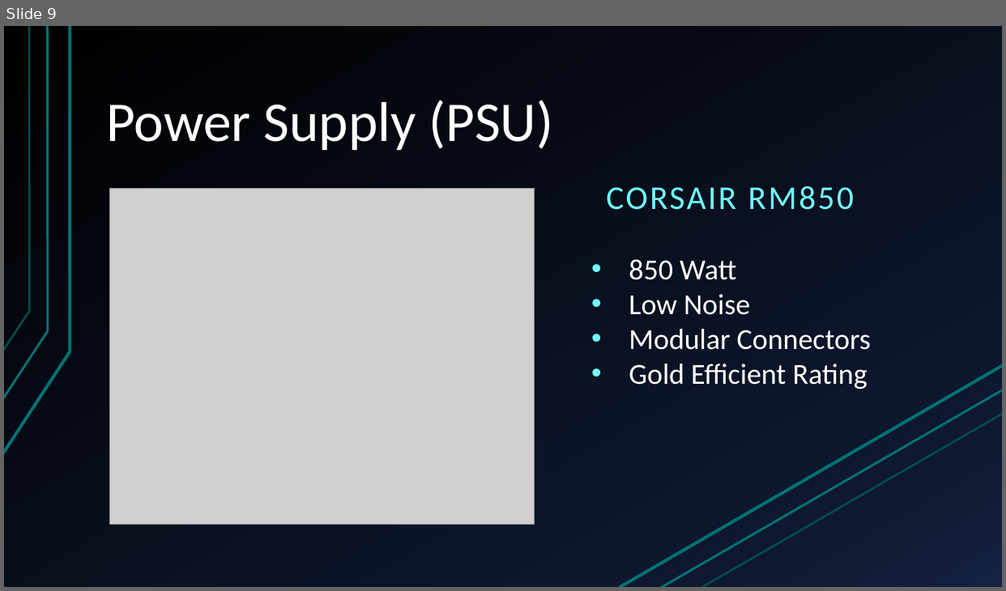
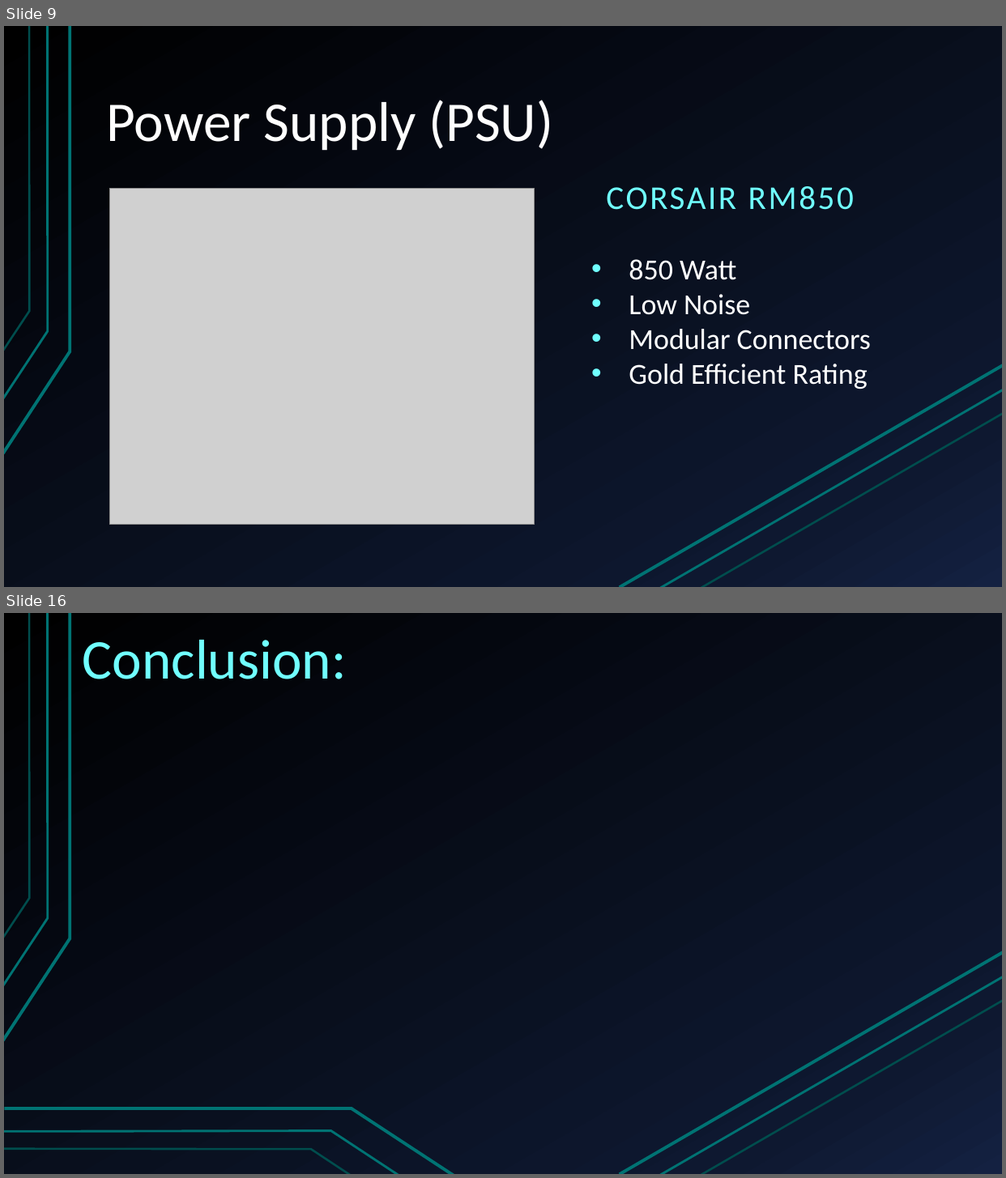
Before and after one commit to Ploppa-Smurph/ctec112_IT_HardwareSupport, a slide deck: buildPC.pptx. Shown one above the other, each under a label of ours: slide 9 before the commit, slides 9 and 16 after it; the slides between them are not shown. The pictures are 1006x591 and 1006x1178 pixels, drawn with LibreOffice and Linux fonts; fonts in the diff are those of the drawing; grey boxes stand for pictures. Boxes give left, top, right and bottom in pixels: in the first picture for what was removed or moved away, otherwise in the second. Text is boxed around its words. In the diff, an @@ line names an element or a change of style, - is before the commit and + after.

```diff
--- a/buildPC.pptx
+++ b/buildPC.pptx
@@ slide 16 added at [4,613,1002,1174], background gradient #000000 to #0F1931 to #142242; not listed: 6 template elements that a slide beside it also shows @@
@@ title added at [83,640,347,679], 54 pt, text #70FFFF @@
+Conclusion:
@@ freeform shape added at [4,1109,454,1174], outline #007373 3 pt @@
@@ freeform shape added at [4,1131,399,1174], outline #007373 2.25 pt @@
@@ freeform shape added at [4,1149,350,1174], outline #007373 2 pt @@
```
Also in this commit, not shown: 3 slides changed, 3 other slides added, 1 slide removed.
